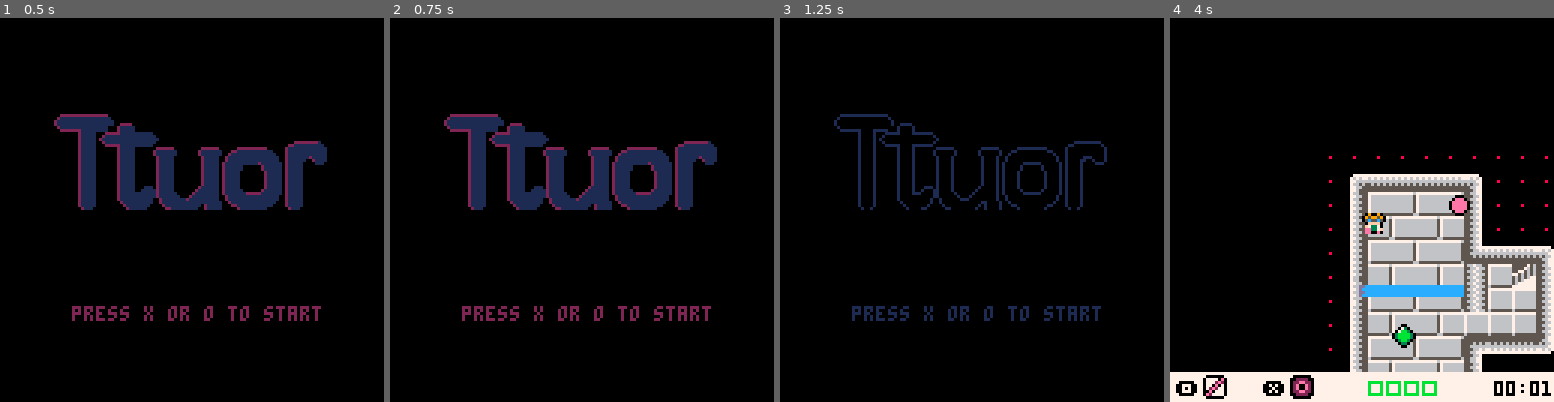
Above: before the commit, frames 1-4 (left to right).
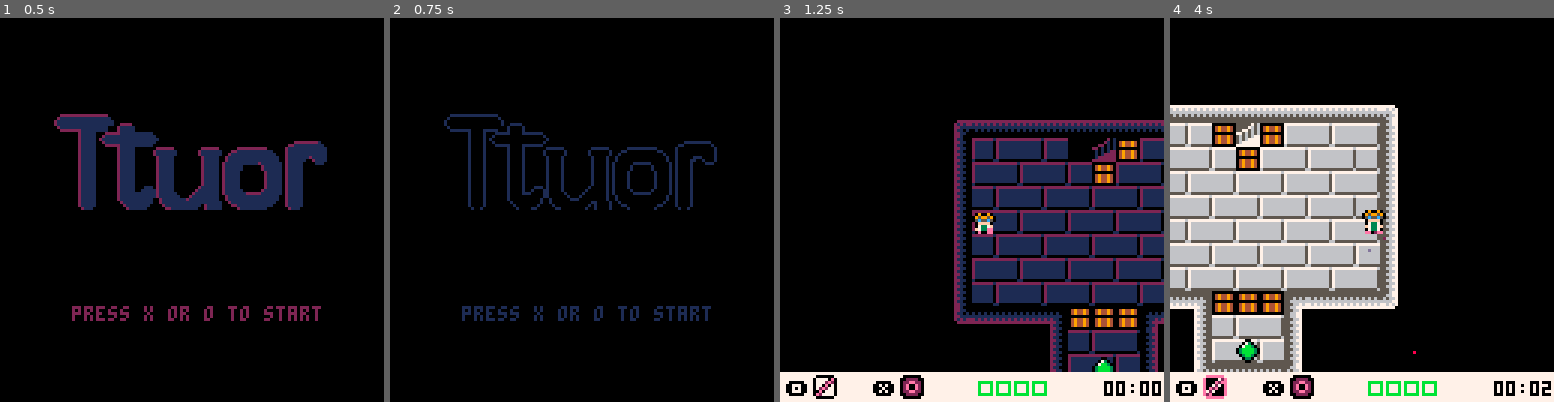
Above: after the commit, the same moments.

Repository: kitasuna/pico8-ttuor
Game: PICO-8 cartridge main.p8
The game is run twice, just before and just after one commit, with the same random seed, the same clock (stepped at 60 frames per second) and the same inputs.
Inputs:
- Up to frame 1 (0.5 s): tap X (X key) at 0.33 s
- Up to frame 2 (0.75 s): tap O (Z key) at 0.7 s
- Up to frame 3 (1.25 s): tap X (X key) at 1.07 s
- Up to frame 4 (4 s): hold Right 1.6-2.1 s; tap O (Z key) every 0.4 s from 1.7 to 3.7 s; tap X (X key) at 1.85, 2.97 s; hold Up 2.15-2.42 s; hold Right 2.47-3.03 s; hold Left 3.08-3.58 s; hold Down 3.63-3.97 s

Frame 1 is identical in both runs. In frame 2, 7.8% of the frame differs, in the area x 14-85%, y 25-79%; in frame 3, 33%; in frame 4, 52%, in the area x 0-100%, y 22-100%.

Commit message:
Add highlights during grav pulls Update crate look Tweak fadein/out timings

Diff:
--- a/const.lua
+++ b/const.lua
@@ -58,3 +58,5 @@
 ENT_STATE_NORMAL = "NORMAL"
 ENT_STATE_BROKEN = "BROKEN"
 ENT_STATE_HELD = "HELD"
+
+GRAV_COLORS ={ CLR_PNK, CLR_BLK, CLR_PRP }
--- a/entity.lua
+++ b/entity.lua
@@ -55,18 +55,21 @@
     tmp.type = ENT_BOX
     tmp.can_travel = 1 << FLAG_FLOOR
     tmp.state = ENT_STATE_NORMAL
-    tmp.frames = { NORMAL={frames={43},len=10}, HELD={frames={43},len=10} }
+    tmp.frames = { NORMAL={frames={43}} }
     tmp.frame_offset = 1
     tmp.feels_grav = true
     tmp.future_x,tmp.future_y = 0,0
 
     tmp.update = ent_update(tmp)
     tmp.draw = function()
+      palt(0, false)
+      palt(10, true)
+      if tmp.vel_x != 0 or tmp.vel_y != 0 then
+        pal(0, GRAV_COLORS[frame_counter % 3])
+      end
       if tmp.state == ENT_STATE_HELD then
         spr(44, tmp.pos_x - 4, tmp.pos_y - 8)
-        palt(10, true)
         if frame_counter % 10 < 5 then
-          palt(0, false)
           pal(7, 0)
           pal(0, 7)
           spr(45, tmp.future_x, tmp.future_y)
@@ -78,6 +81,7 @@
         return
       end
       ent_draw(tmp)
+      pal()
     end
     add(ent_man.ents, tmp)
   end
@@ -188,9 +192,6 @@
 
 -- {pos_x: Int, pos_y: Int, item_index: Int}
 function ent_add_item(info)
-  for v in all(info) do
-    printh("Item info: "..v)
-  end
   local tmp = {
     vel_x = 0,
     vel_y = 0,
@@ -214,6 +215,9 @@
     if tmp.state == ENT_STATE_NORMAL then
       palt(0, false)
       palt(15, true)
+      if tmp.vel_x != 0 or tmp.vel_y != 0 then
+        pal(0, GRAV_COLORS[frame_counter % 3])
+      end
       tmp.frame_step += 1
       local pos_offsets = {0, 1, 1, 1, 0, -1, -1, -1}
       if tmp.frame_step > 10 then
--- a/level.lua
+++ b/level.lua
@@ -19,6 +19,7 @@
   ]]
   return {
 
+    --[[
     {
       label="00",
       start_tile_x = 0,
@@ -34,7 +35,7 @@
         {ENT_ITEM, 24, 60, 1}
       }
     },
-
+    --]]
     {
       label="01",
       start_tile_x = 0,
--- a/main.p8
+++ b/main.p8
@@ -379,11 +379,11 @@
   local new_arr = {}
   local new_idx = 1
   local curr_idx = start_idx
-  while count(new_arr) < count(arr) do
+  while #new_arr < #arr do
     new_arr[new_idx] = arr[curr_idx]
     new_idx += 1
     curr_idx += 1
-    if curr_idx > count(arr) then
+    if curr_idx > #arr then
       curr_idx = 1
     end
   end
@@ -426,14 +426,14 @@
 e333333ee333333ee333333eb077770bbb07730bb073370bbb07730bb077770bb0777365b07336555667770b00000000f03bb30f000000000000000000000000
 ee3cc3eeee3aa3eeee3aa3eeb077770bbb07770bb073370bbb07770bb0777eebbe77e30bbf733370b07777eb00000000ff0330ff000000000000000000000000
 ccccccccacacacaccacacacabee00eebbbee0eebbee00eebbbee0eebb0e00eebbee00e0bb0e00eebb0e00eeb00000000fff00fff000000000000000000000000
-000000000000000000000000000000000000000000000000f000000ffeeeeeeff000000ff222222ff000000fe222222e00000000070707070000000000000000
-000000000000000000000000000000000000000000000000077770e0e000072e0022220027eeee720ffffff0211111120e2222e07aaaaaa00000000000000000
-00000000000000000000000000000000000000000000000007772e20e000e2ee022ee2202ee22ee20ffffff0e222222e022112200aaaaaa70000000000000000
-0000000000000000000000000000000000000000000000000770e070e007270e02e00e202e2772e20ffffff0221111220e2222e07aaaaaa00000000000000000
-000000000000000000000000000000000000000000000000072e2770e0e2e00e02e00e202e2772e20ffffff022111122022112200aaaaaa70000000000000000
-00000000000000000000000000000000000000000000000000e07770e727000e022ee2202ee22ee20ffffff021111112021111207aaaaaa00000000000000000
-0000000000000000000000000000000000000000000000000e277770e2e0000e0022220027eeee720ffffff022111122022222200aaaaaa70000000000000000
-000000000000000000000000000000000000000000000000f000000ffeeeeeeff000000ff222222ff000000f2222222200000000707070700000000000000000
+000000000000000000000000000000000000000000000000f000000ffeeeeeeff000000ff222222ff000000f00000000aaaaaaaa070707070000000000000000
+000000000000000000000000000000000000000000000000077770e0e000072e0022220027eeee720ffffff004944940a000000a7aaaaaa00000000000000000
+00000000000000000000000000000000000000000000000007772e20e000e2ee022ee2202ee22ee20ffffff004944940a004400a0aaaaaa70000000000000000
+0000000000000000000000000000000000000000000000000770e070e007270e02e00e202e2772e20ffffff000000000a000000a7aaaaaa00000000000000000
+000000000000000000000000000000000000000000000000072e2770e0e2e00e02e00e202e2772e20ffffff004944940a004400a0aaaaaa70000000000000000
+00000000000000000000000000000000000000000000000000e07770e727000e022ee2202ee22ee20ffffff004944940a094490a7aaaaaa00000000000000000
+0000000000000000000000000000000000000000000000000e277770e2e0000e0022220027eeee720ffffff004944940a000000a0aaaaaa70000000000000000
+000000000000000000000000000000000000000000000000f000000ffeeeeeeff000000ff222222ff000000f00000000aaaaaaaa707070700000000000000000
 00766555555667005555575677777777000000000000000000000000000000000000000000000000000000000000000000000000000000000000000000000000
 00776655556677005555765670000567000000000000000000000000000000000000000000000000000000000000000000000000000000000000000000000000
 00766ddcccd667005577565670056567000000000000000000000000000000000000000000000000000000000000000000000000000000000000000000000000
--- a/player.lua
+++ b/player.lua
@@ -506,11 +506,6 @@
       end
     end
 
-    if player_state == PLAYER_STATE_SLIDING then
-
-      printh("dx: "..player_vel_x + player_slide_vel_x)
-      printh("dy: "..player_vel_y + player_slide_vel_y)
-    end
     if can_move_x == true then
       player.pos_x += player_vel_x + player_slide_vel_x
     end
@@ -560,7 +555,7 @@
 
   tmp.draw = function()
     if tmp.state == "ENABLED" then
-      local colors = sort_from({ CLR_PNK, CLR_BLK, CLR_PRP }, (frame_counter % 3) + 1)
+      local colors = sort_from(GRAV_COLORS, (frame_counter % 3) + 1)
       if tmp.direction == DIRECTION_UP or tmp.direction == DIRECTION_DOWN then
         for i=-1,1 do
           line(tmp.head_pos_x - i, tmp.head_pos_y, tmp.tail_pos_x - i, tmp.tail_pos_y, colors[i+2])
@@ -650,7 +645,7 @@
   local tmp = new_sprite(48, pos_x, pos_y, 6, 6, false, false)
   tmp.bgcoloridx = 1
   tmp.incoloridx = 2
-  tmp.colors = { CLR_PNK, CLR_BLK, CLR_PRP }
+  tmp.colors = GRAV_COLORS
   tmp.frame_index = 1
   tmp.frame_half_step = 1
   tmp.can_travel = (1 << FLAG_FLOOR) | (1 << FLAG_GAP)
--- a/title.lua
+++ b/title.lua
@@ -54,31 +54,31 @@
       level = levels[level_index]
       init_level(level)
       -- second stage fade
-      add(timers, {30, function()
+      add(timers, {15, function()
         __draw = title_fadeout_1
       end
     })
 
       -- complete black
-      add(timers, {60, function()
+      add(timers, {30, function()
           __draw = function() cls() end
         end
       })
 
       -- first fadein
-      add(timers, {90, function()
+      add(timers, {45, function()
           __draw = fade0
         end
       })
 
       -- second fadein
-      add(timers, {120,function()
+      add(timers, {60,function()
           __draw = fade1
         end
       })
 
       -- start (fade in) game
-      add(timers, {150,function()
+      add(timers, {75,function()
           --music(2)
           __update = game_update
           __draw = game_draw
@@ -95,14 +95,14 @@
   __draw = fade1
 
   -- second fadeout
-  add(timers, {15, function()
+  add(timers, {5, function()
       printh("fadeout3")
       __draw = fade0
     end
   })
 
   -- first fadein
-  add(timers, {30, function()
+  add(timers, {10, function()
       printh("level init, fade0")
       level = levels[level_index]
       init_level(level)
@@ -111,14 +111,14 @@
   })
 
   -- second fadein
-  add(timers, {45, function()
+  add(timers, {15, function()
       printh("fade1")
       __draw = fade1
     end
   })
 
   -- start (fade in) game
-  add(timers, {60, function()
+  add(timers, {20, function()
       timers = {}
       __update = game_update
       __draw = game_draw
Not shown, changed: the sound effects (__sfx__) section of main.p8
